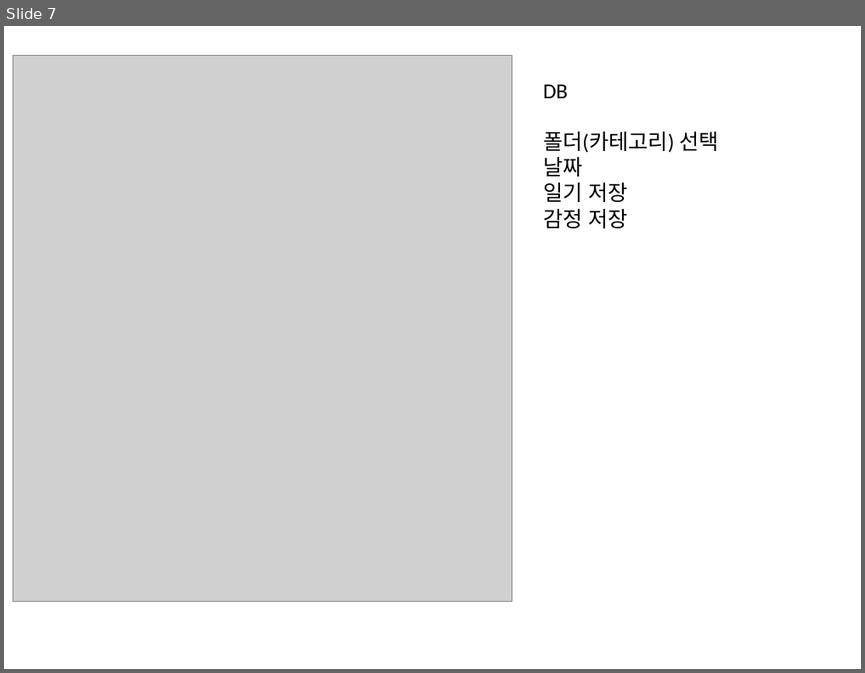
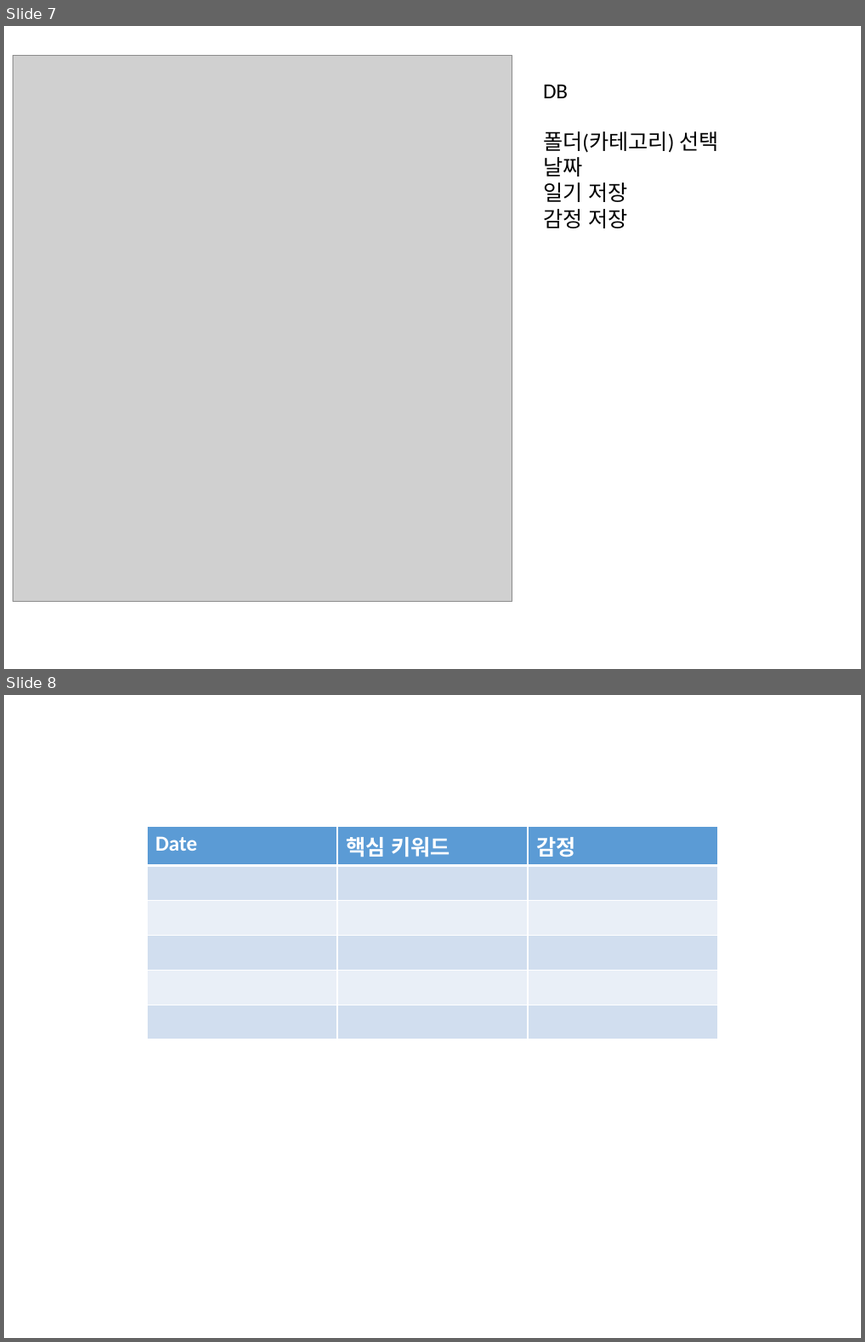
Before and after one commit to 94rising/podo, a slide deck: podo구성안.pptx. Shown one above the other, each under a label of ours: slide 7 before the commit, slides 7 and 8 after it. The pictures are 865x673 and 865x1342 pixels, drawn with LibreOffice and Linux fonts; fonts in the diff are those of the drawing; grey boxes stand for pictures. Boxes give left, top, right and bottom in pixels: in the first picture for what was removed or moved away, otherwise in the second. Text is boxed around its words. In the diff, an @@ line names an element or a change of style, - is before the commit and + after.

```diff
--- a/podo구성안.pptx
+++ b/podo구성안.pptx
@@ slide 8 added at (4,695,861,1338), background #FFFFFF @@
@@ table added at (147,826,718,1034), 6 rows, 3 columns @@
+Date | 핵심 키워드 | 감정
+ |  | 
+ |  | 
+ |  | 
+ |  | 
+ |  | 
```
Also in this commit, not shown: 21 other files.
